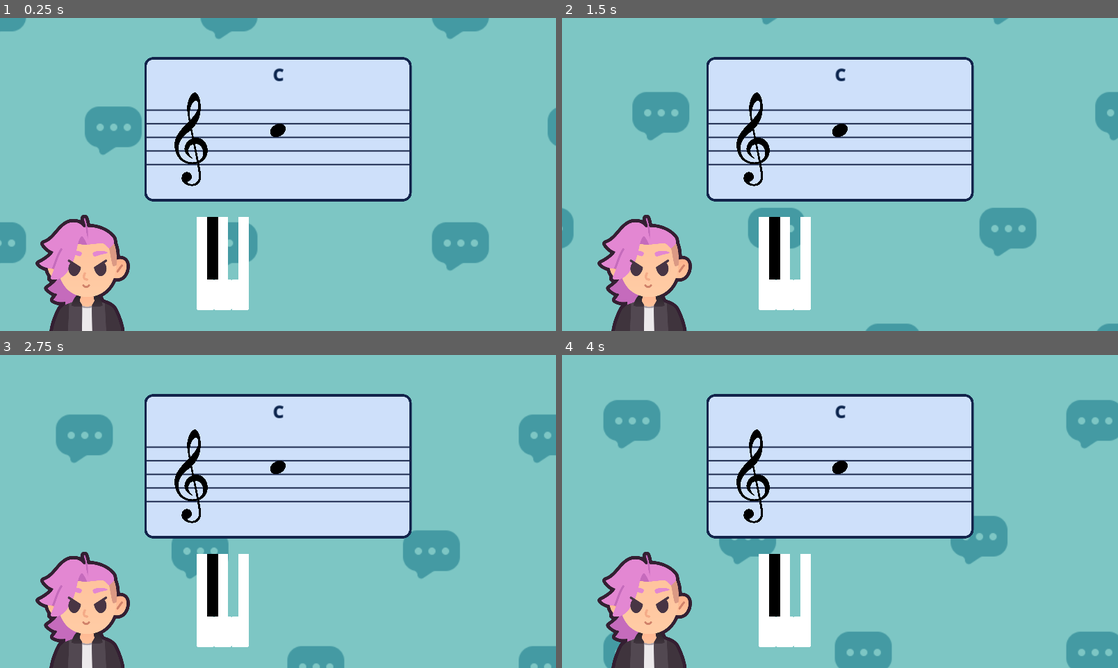
Above: before the commit, frames 1-4 (two rows, left to right).
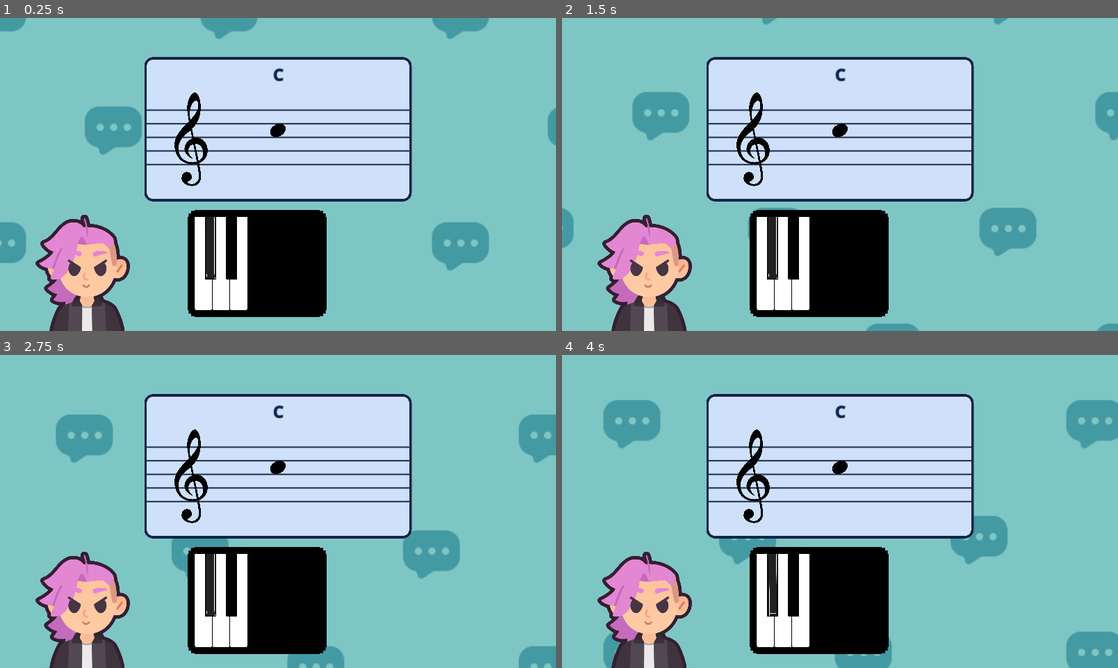
Above: after the commit, the same moments.

Repository: jonathanngkh/lofi-layers
Game: Godot game, scene res://game.tscn
Two runs of this game, one before a commit and one after it. Both use one fixed random seed, a clock stepped at 60 frames per second and the inputs below. The project has no main scene, so this scene is started directly.
Inputs (mouse positions are in pixels of both pictures, inside the frame that each line leads up to):
- Up to frame 1 (0.25 s): no input
- Up to frame 2 (1.5 s): click (773, 249) at 0.5 s; click (767, 265) at 1.25 s
- Up to frame 3 (2.75 s): click (222, 602) at 2 s
- Up to frame 4 (4 s): click (801, 602) at 2.75 s; click (767, 602) at 3.5 s

The runs differ from the first frame. In frame 1, 6.7% of the frame differs, in the area x 33-59%, y 61-96%; in frame 2, 6.7%; in frame 3, 6.7%; in frame 4, 6.7%.

Commit message:
moving piano

Diff:
--- a/CMajorScaleLevelOne.gd
+++ b/CMajorScaleLevelOne.gd
@@ -1,13 +1,14 @@
 extends Control
 
-@onready var midi_listener: Control = $MidiListener
+#@onready var midi_listener: Control = $MidiListener
 @onready var note_head: TextureRect = $TextBox/Staff/NoteHead
+@onready var piano: Control = $Piano
 
 
 # Called when the node enters the scene tree for the first time.
 func _ready() -> void:
-	midi_listener.connect("note_on", _on_midi_listener_note_on)
-	midi_listener.connect("note_off", _on_midi_listener_note_off)
+	MidiListener.connect("note_on", _on_midi_listener_note_on)
+	MidiListener.connect("note_off", _on_midi_listener_note_off)
 	note_head.modulate = "00bf4b"
 
 
@@ -20,11 +21,17 @@
 	#note_head.modulate = "00bf4b"
 	if note_played == 72:
 		note_head.material.set_shader_parameter("strength", 1.0)
+		#$Piano/HBoxContainer/C_TextureButton.button_pressed = true
+	#if note_played == 73:
+		#$Piano/C_Sharp_BaseRect/C_Sharp_TextureButton.button_pressed = true
 	#note_head.scale = Vector2(1.2, 1.2)
 
 
 func _on_midi_listener_note_off(note_released: int) -> void:
 	if note_released == 72:
 		note_head.material.set_shader_parameter("strength", 0.0)
+		#$Piano/HBoxContainer/C_TextureButton.button_pressed = false
+	#if note_released == 73:
+		#$Piano/C_Sharp_BaseRect/C_Sharp_TextureButton.button_pressed = false
 	#note_head.modulate = "ffffff"
 	#note_head.scale = Vector2(1.0, 1.0)
--- a/CMajorScaleLevelOne.tscn
+++ b/CMajorScaleLevelOne.tscn
@@ -1,7 +1,6 @@
-[gd_scene load_steps=15 format=3 uid="uid://boicx6ptu4ixi"]
+[gd_scene load_steps=16 format=3 uid="uid://boicx6ptu4ixi"]
 
 [ext_resource type="Theme" uid="uid://bhk78dvw2v8ao" path="res://assets/themes/main_theme.tres" id="1_kywhn"]
-[ext_resource type="PackedScene" uid="uid://c1tsspqyui758" path="res://midi_listener.tscn" id="1_ue8xs"]
 [ext_resource type="Script" path="res://CMajorScaleLevelOne.gd" id="2_7ou3x"]
 [ext_resource type="Shader" path="res://assets/background/sliding_background.gdshader" id="2_mwxum"]
 [ext_resource type="Texture2D" uid="uid://8vbd1upbqxks" path="res://assets/background/bubble_pattern.png" id="3_gxlps"]
@@ -11,6 +10,7 @@
 [ext_resource type="Texture2D" uid="uid://dw2wbv5llap1p" path="res://assets/music theory/treble clef.png" id="8_2fvjo"]
 [ext_resource type="Texture2D" uid="uid://cxuswpdv6d13l" path="res://assets/music theory/note head.png" id="9_x5cv7"]
 [ext_resource type="Shader" path="res://rainbow_gradient.gdshader" id="10_pb0ll"]
+[ext_resource type="Shader" path="res://assets/shaders/group_outline.gdshader" id="11_xmm1f"]
 [ext_resource type="PackedScene" uid="uid://db7uirthcq6ot" path="res://piano.tscn" id="12_pielo"]
 
 [sub_resource type="ShaderMaterial" id="ShaderMaterial_3ay7s"]
@@ -26,6 +26,12 @@
 shader_parameter/speed = 3.0
 shader_parameter/angle = 270.0
 
+[sub_resource type="ShaderMaterial" id="ShaderMaterial_1yvu5"]
+shader = ExtResource("11_xmm1f")
+shader_parameter/line_color = Color(0, 0, 0, 1)
+shader_parameter/line_thickness = 10.0
+shader_parameter/viewport_scale = Vector2(1, 1)
+
 [node name="CMajorScaleLevelOne" type="Control"]
 custom_minimum_size = Vector2(2560, 1440)
 layout_mode = 3
@@ -35,8 +41,6 @@
 theme = ExtResource("1_kywhn")
 script = ExtResource("2_7ou3x")
 metadata/_edit_vertical_guides_ = [1280.0]
-
-[node name="MidiListener" parent="." instance=ExtResource("1_ue8xs")]
 
 [node name="Background" type="ColorRect" parent="."]
 material = SubResource("ShaderMaterial_3ay7s")
@@ -124,12 +128,20 @@
 expand_mode = 1
 stretch_mode = 4
 
-[node name="Piano" parent="." instance=ExtResource("12_pielo")]
-layout_mode = 1
+[node name="PianoCanvasGroup" type="CanvasGroup" parent="."]
+material = SubResource("ShaderMaterial_1yvu5")
+
+[node name="Piano" parent="PianoCanvasGroup" instance=ExtResource("12_pielo")]
 anchors_preset = -1
-anchor_left = 0.353125
+anchor_left = 0.35
 anchor_top = 0.636111
-anchor_right = 1.3375
-anchor_bottom = 1.60833
+anchor_right = 0.35
+anchor_bottom = 0.636111
+offset_left = 896.0
+offset_top = 916.0
+offset_right = 3456.0
+offset_bottom = 2356.0
 scale = Vector2(0.3, 0.3)
 metadata/_edit_use_anchors_ = true
+
+[editable path="PianoCanvasGroup/Piano"]
--- /dev/null
+++ b/assets/shaders/group_outline.gdshader
@@ -0,0 +1,37 @@
+// This program draws an outline around sprites grouped under a CanvasGroup node.
+shader_type canvas_item;
+
+uniform sampler2D screen_texture : hint_screen_texture, filter_linear_mipmap;
+uniform vec4 line_color : source_color = vec4(0, 0, 0, 1);
+uniform float line_thickness = 4.0;
+uniform vec2 viewport_scale = vec2(1.0);
+
+
+void vertex() {
+	VERTEX += (UV * 2.0 - 1.0) * line_thickness;
+}
+
+
+void fragment() {
+    vec2 uv = SCREEN_UV;
+    vec2 size = (SCREEN_PIXEL_SIZE * line_thickness) * viewport_scale;
+
+
+    float outline = texture(screen_texture, uv + vec2(-size.x, 0)).a;
+    outline += texture(screen_texture, uv + vec2(0, size.y)).a;
+    outline += texture(screen_texture, uv + vec2(size.x, 0)).a;
+    outline += texture(screen_texture, uv + vec2(0, -size.y)).a;
+    outline += texture(screen_texture, uv + vec2(-size.x * 0.866, size.y * 0.5)).a;
+    outline += texture(screen_texture, uv + vec2(-size.x * 0.5, size.y * 0.866)).a;
+    outline += texture(screen_texture, uv + vec2(size.x * 0.866, size.y * 0.5)).a;
+    outline += texture(screen_texture, uv + vec2(size.x * 0.5, size.y * 0.866)).a;
+    outline += texture(screen_texture, uv + vec2(-size.x * 0.866, -size.y * 0.5)).a;
+    outline += texture(screen_texture, uv + vec2(-size.x * 0.5, -size.y * 0.866)).a;
+    outline += texture(screen_texture, uv + vec2(size.x * 0.866, -size.y * 0.5)).a;
+    outline += texture(screen_texture, uv + vec2(size.x * 0.5, -size.y * 0.866)).a;
+    outline = min(outline, 1.0);
+
+	vec4 screen_color = texture(screen_texture, SCREEN_UV);
+	COLOR = mix(screen_color, line_color, outline - screen_color.a);
+
+}
--- a/midi_listener.gd
+++ b/midi_listener.gd
@@ -9,7 +9,7 @@
 #7) the notes in order in triplets
 #8) the notes but as a lick
 
-extends Control
+extends Node
 
 signal note_on(note_played)
 signal note_off(note_released)
@@ -39,12 +39,19 @@
 		if event.message == MIDI_MESSAGE_NOTE_OFF:
 			#print(midi_dictionary[event.pitch] + " off")
 			emit_signal("note_off", event.pitch)
+
 	# QWERTY INPUTS
 	if Input.get_action_strength("C5_on") == 1:
 		print('1')
 		emit_signal("note_on", 72)
 	else:
 		emit_signal("note_off", 72)
+
+	if Input.get_action_strength("Csharp5_on") == 1:
+		print('2')
+		emit_signal("note_on", 73)
+	else:
+		emit_signal("note_off", 73)
 	#if Input.is_key_pressed(KEY_1):
 		#emit_signal("note_on", 72)
 	#if Input.is_key_pressed(KEY_2):
--- a/midi_listener.tscn
+++ b/midi_listener.tscn
@@ -2,9 +2,5 @@
 
 [ext_resource type="Script" path="res://midi_listener.gd" id="1_ndv8i"]
 
-[node name="MidiListener" type="Control"]
-layout_mode = 3
-anchors_preset = 0
-offset_right = 40.0
-offset_bottom = 40.0
+[node name="MidiListener" type="Node"]
 script = ExtResource("1_ndv8i")
--- /dev/null
+++ b/piano.gd
@@ -0,0 +1,25 @@
+extends Control
+
+
+# Called when the node enters the scene tree for the first time.
+func _ready() -> void:
+	MidiListener.connect("note_on", key_down)
+	MidiListener.connect("note_off", key_up)
+	pass
+
+
+# Called every frame. 'delta' is the elapsed time since the previous frame.
+func _process(delta: float) -> void:
+	pass
+
+
+func key_down(note_played :  int) -> void:
+	print(note_played)
+	if note_played == 72:
+		$HBoxContainer/C_TextureButton.button_pressed = true
+
+
+func key_up(note_released : int) -> void:
+	print(note_released)
+	if note_released == 72:
+		$HBoxContainer/C_TextureButton.button_pressed = false
--- a/piano.tscn
+++ b/piano.tscn
@@ -1,9 +1,17 @@
-[gd_scene load_steps=5 format=3 uid="uid://db7uirthcq6ot"]
+[gd_scene load_steps=12 format=3 uid="uid://db7uirthcq6ot"]
 
 [ext_resource type="Texture2D" uid="uid://snijjaqclrdu" path="res://assets/music theory/C normal piano key.png" id="1_4s236"]
+[ext_resource type="Script" path="res://piano.gd" id="1_stb0y"]
+[ext_resource type="Texture2D" uid="uid://bl8muforqbm8b" path="res://assets/music theory/PianoBlackBack.png" id="1_tk1l0"]
+[ext_resource type="Texture2D" uid="uid://cl8i1xuyloair" path="res://assets/music theory/C pressed piano key.png" id="2_1do52"]
 [ext_resource type="Texture2D" uid="uid://cvw32gxf6otcf" path="res://assets/music theory/D normal piano key.png" id="2_72hrq"]
 [ext_resource type="Texture2D" uid="uid://d4n26pb6qam6d" path="res://assets/music theory/E normal piano key.png" id="3_ss4jt"]
 [ext_resource type="Texture2D" uid="uid://c47xoa5djgfwr" path="res://assets/music theory/Black Key Base.png" id="4_qkdbx"]
+[ext_resource type="Texture2D" uid="uid://dmnwoxnuf3mn2" path="res://assets/music theory/C pressed piano key pink.png" id="5_4os8f"]
+[ext_resource type="Texture2D" uid="uid://lgc56d3i0jwp" path="res://assets/music theory/C sharp normal piano key.png" id="5_drpm1"]
+[ext_resource type="Texture2D" uid="uid://cqxcpyt5nvh10" path="res://assets/music theory/C sharp pressed piano key.png" id="6_rw27b"]
+
+[sub_resource type="ShaderMaterial" id="ShaderMaterial_djs3o"]
 
 [node name="Piano" type="Control"]
 custom_minimum_size = Vector2(2560, 1440)
@@ -11,7 +19,15 @@
 anchors_preset = 0
 offset_right = 40.0
 offset_bottom = 40.0
+script = ExtResource("1_stb0y")
 metadata/_edit_horizontal_guides_ = [1426.0, 961.0]
+metadata/_edit_vertical_guides_ = [163.0]
+
+[node name="BlackBackground" type="TextureRect" parent="."]
+layout_mode = 0
+offset_right = 40.0
+offset_bottom = 40.0
+texture = ExtResource("1_tk1l0")
 
 [node name="HBoxContainer" type="HBoxContainer" parent="."]
 layout_mode = 0
@@ -21,22 +37,40 @@
 theme_override_constants/separation = -5
 
 [node name="C_TextureButton" type="TextureButton" parent="HBoxContainer"]
+material = SubResource("ShaderMaterial_djs3o")
 layout_mode = 2
+toggle_mode = true
 texture_normal = ExtResource("1_4s236")
+texture_pressed = ExtResource("2_1do52")
+texture_hover = ExtResource("5_4os8f")
 
 [node name="D_TextureButton" type="TextureButton" parent="HBoxContainer"]
 layout_mode = 2
+toggle_mode = true
 texture_normal = ExtResource("2_72hrq")
 
 [node name="E_TextureButton" type="TextureButton" parent="HBoxContainer"]
 layout_mode = 2
+toggle_mode = true
 texture_normal = ExtResource("3_ss4jt")
 
-[node name="C_Sharp_TextureButton" type="TextureButton" parent="."]
+[node name="C_Sharp_BaseRect" type="TextureRect" parent="."]
 layout_mode = 2
 offset_left = 163.0
 offset_right = 332.0
 offset_bottom = 961.0
-texture_normal = ExtResource("4_qkdbx")
+texture = ExtResource("4_qkdbx")
+expand_mode = 1
+stretch_mode = 6
+
+[node name="C_Sharp_TextureButton" type="TextureButton" parent="C_Sharp_BaseRect"]
+clip_contents = true
+layout_direction = 2
+layout_mode = 0
+offset_left = -52.0
+offset_right = 169.0
+offset_bottom = 961.0
+toggle_mode = true
+texture_normal = ExtResource("5_drpm1")
+texture_pressed = ExtResource("6_rw27b")
 ignore_texture_size = true
-stretch_mode = 6
--- a/project.godot
+++ b/project.godot
@@ -17,6 +17,7 @@
 [autoload]
 
 MusicTheoryDB="*res://music_theory_DB.gd"
+MidiListener="*res://midi_listener.tscn"
 
 [display]
 
@@ -35,6 +36,11 @@
 "events": [Object(InputEventKey,"resource_local_to_scene":false,"resource_name":"","device":-1,"window_id":0,"alt_pressed":false,"shift_pressed":false,"ctrl_pressed":false,"meta_pressed":false,"pressed":false,"keycode":0,"physical_keycode":49,"key_label":0,"unicode":49,"echo":false,"script":null)
 ]
 }
+Csharp5_on={
+"deadzone": 0.5,
+"events": [Object(InputEventKey,"resource_local_to_scene":false,"resource_name":"","device":-1,"window_id":0,"alt_pressed":false,"shift_pressed":false,"ctrl_pressed":false,"meta_pressed":false,"pressed":false,"keycode":0,"physical_keycode":50,"key_label":0,"unicode":50,"echo":false,"script":null)
+]
+}
 
 [rendering]
 
Binary file added: assets/music theory/C pressed piano key pink.png
Not shown, added: assets/music theory/C pressed piano key pink.png.import
Binary file added: assets/music theory/C pressed piano key.png
Not shown, added: assets/music theory/C pressed piano key.png.import
Binary file added: assets/music theory/C sharp normal piano key.png
Not shown, added: assets/music theory/C sharp normal piano key.png.import
Binary file added: assets/music theory/C sharp pressed piano key.png
Not shown, added: assets/music theory/C sharp pressed piano key.png.import
Binary file added: assets/music theory/PianoBlackBack.png
Not shown, added: assets/music theory/PianoBlackBack.png.import
